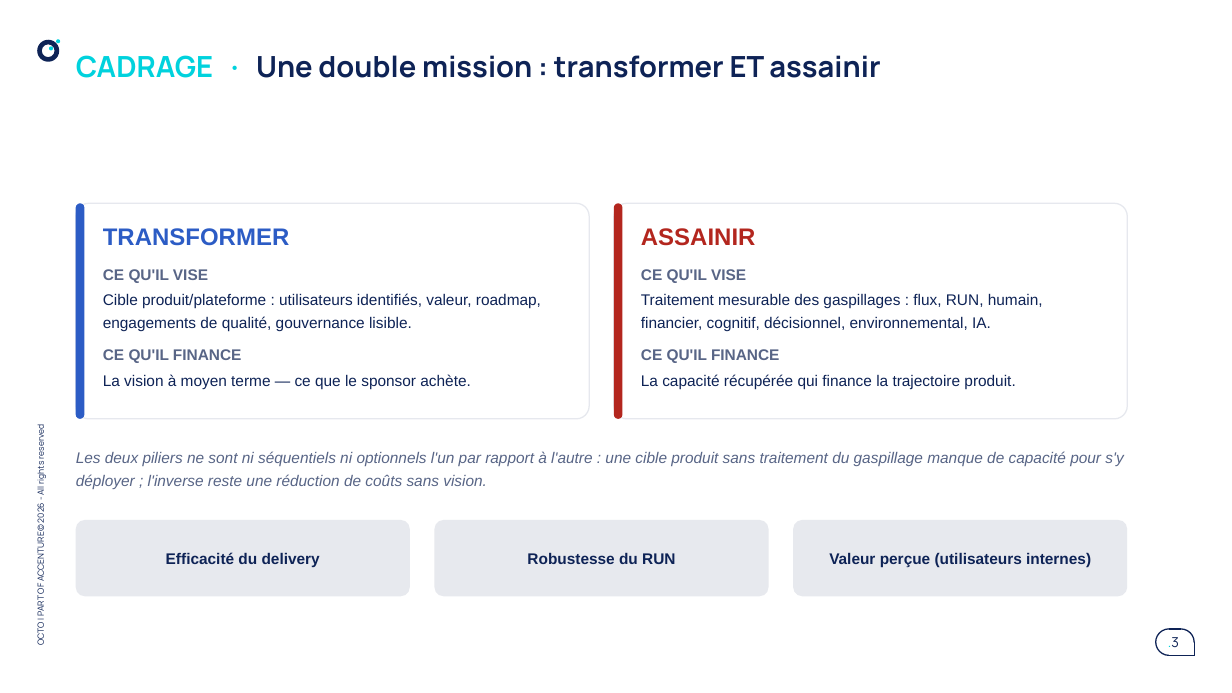
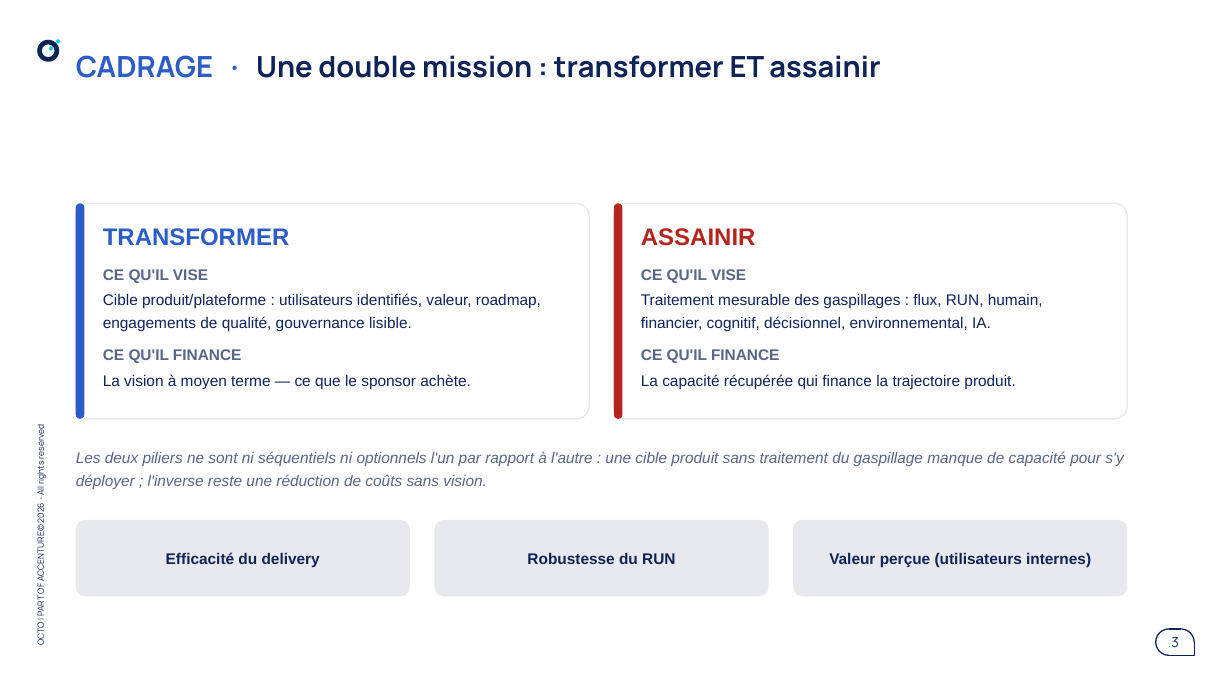
Before and after one commit to claudecamus-dot/Vscode3, a slide deck: slide 3 of docs/cadrage-ppt/bmad-iap-cadrage-synthese.pptx. Drawn at 1232x693 pixels with LibreOffice and Linux fonts; fonts in the diff are those of the drawing. Boxes give left, top, right and bottom in pixels: in the first picture for what was removed or moved away, otherwise in the second. Text is boxed around its words. In the diff, an @@ line names an element or a change of style, - is before the commit and + after.

```diff
--- a/docs/cadrage-ppt/bmad-iap-cadrage-synthese.pptx
+++ b/docs/cadrage-ppt/bmad-iap-cadrage-synthese.pptx
@@ title "CADRAGE · Une double mission ..." at [76,55,880,78]: text colour #00D2DD to #2C5CC5 in "CADRAGE ·" @@
```
Also in this commit, not shown: 8 other slides changed, 3 other files.
